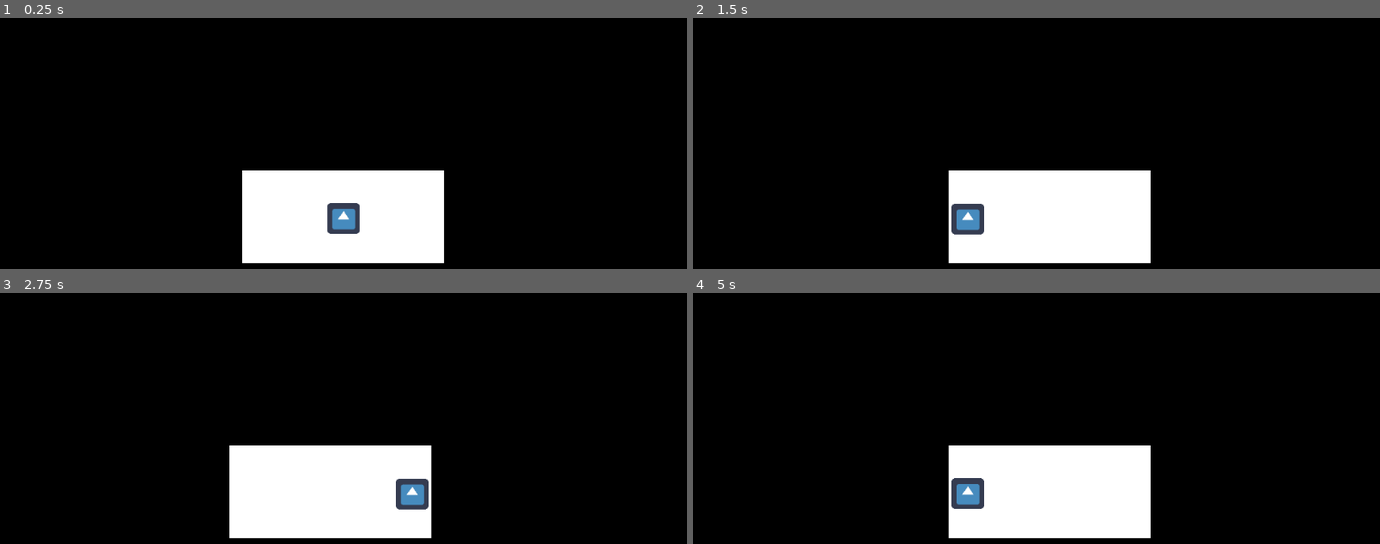
Above: before the commit, frames 1-4 (two rows, left to right).
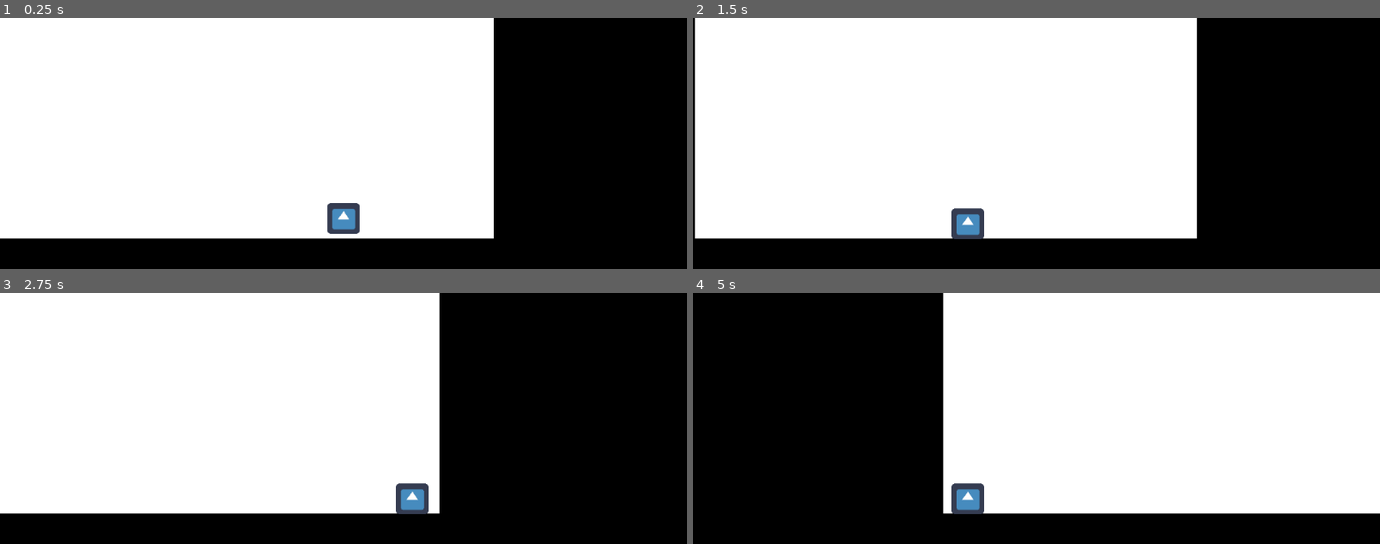
Above: after the commit, the same moments.

Repository: Alkouille/Evolve
Game: Godot game, scene res://Scene/Map.tscn
Same seed, same stepped clock (60 frames per second), same inputs: the game is played once before the commit and once after it. The engine's default icon, where the game draws it, is replaced by a stand-in: a white triangle on a blue panel in a dark square.
Inputs:
- Up to frame 1 (0.25 s): no input
- Up to frame 2 (1.5 s): tap Enter at 0.5 s; hold D (WalkRight) 0.53-1.28 s; tap Space at 1.25 s; hold Q (WalkLeft) from 1.28 s (still down)
- Up to frame 3 (2.75 s): release Q (WalkLeft) at 2.03 s; hold D (WalkRight) from 2.03 s (still down)
- Up to frame 4 (5 s): tap Enter at 2.75 s; tap Space at 3.5 s; release D (WalkRight) at 3.53 s; hold Q (WalkLeft) from 3.53 s (still down)

The runs differ from the first frame. In frame 1, 58% of the frame differs, in the area x 0-72%, y 0-98%; in frame 2, 60%, in the area x 0-74%, y 0-98%; in frame 3, 52%; in frame 4, 51%.

Commit message:
Fix Lines

Diff:
--- a/Scene/DownOpenLine.tscn
+++ b/Scene/DownOpenLine.tscn
@@ -1,23 +1,17 @@
-[gd_scene load_steps=4 format=2]
+[gd_scene load_steps=3 format=2]
 
 [ext_resource path="res://Graphisme/white line.png" type="Texture" id=1]
 
 [sub_resource type="SegmentShape2D" id=1]
 
 custom_solver_bias = 0.0
-a = Vector2( -0.565369, -7.72536 )
-b = Vector2( -0.507507, 38.9079 )
+a = Vector2( 0, 0 )
+b = Vector2( 0, 10 )
 
-[sub_resource type="SegmentShape2D" id=2]
+[node name="StaticBody2D" type="StaticBody2D" index="0"]
 
-custom_solver_bias = 0.0
-a = Vector2( 1.16443, 521.035 )
-b = Vector2( 1.56769, 8.77258 )
-
-[node name="DownOpenLine" type="StaticBody2D"]
-
-position = Vector2( 1.86696, 3.42649 )
-scale = Vector2( 1.01779, 1.00886 )
+position = Vector2( -1, 21 )
+scale = Vector2( 0.96875, 0.34375 )
 input_pickable = false
 collision_layer = 1
 collision_mask = 1
@@ -28,38 +22,34 @@
 
 [node name="Sprite" type="Sprite" parent="." index="0"]
 
-position = Vector2( 13.0921, 27.6516 )
-scale = Vector2( 3.1645, 5.51503 )
+position = Vector2( 0.500001, 0.125 )
+scale = Vector2( 7.875, 30.125 )
 texture = ExtResource( 1 )
-__meta__ = {
-"_edit_group_": true
-}
 
-[node name="RightEdge" type="CollisionShape2D" parent="." index="1"]
+[node name="CollisionShape2D" type="CollisionShape2D" parent="." index="1"]
 
-position = Vector2( 25.55, 23.9629 )
-scale = Vector2( 0.187509, 0.236222 )
+position = Vector2( -29.9355, -32 )
+scale = Vector2( 1, 6.26705 )
 shape = SubResource( 1 )
-__meta__ = {
-"_edit_group_": true
-}
 
-[node name="LeftEdge" type="CollisionShape2D" parent="." index="2"]
+[node name="CollisionShape2D3" type="CollisionShape2D" parent="." index="2"]
 
-position = Vector2( 0.805332, 23.9338 )
-scale = Vector2( 0.187509, 0.236222 )
+position = Vector2( 31.7745, -25.9578 )
+rotation = 1.5708
+scale = Vector2( 2.48936, 6.26705 )
 shape = SubResource( 1 )
-__meta__ = {
-"_edit_group_": true
-}
+_sections_unfolded = [ "Transform" ]
 
-[node name="UpEdge" type="CollisionShape2D" parent="." index="3"]
+[node name="CollisionShape2D4" type="CollisionShape2D" parent="." index="3"]
 
-position = Vector2( 0.0233588, 22.3055 )
+position = Vector2( 31.6349, 26.7752 )
 rotation = 1.5708
-scale = Vector2( -0.0719963, -0.0491413 )
-shape = SubResource( 2 )
+scale = Vector2( 2.48936, 6.26705 )
+shape = SubResource( 1 )
 _sections_unfolded = [ "Transform" ]
-__meta__ = {
-"_edit_group_": true
-}
+
+[node name="CollisionShape2D2" type="CollisionShape2D" parent="." index="4"]
+
+position = Vector2( 30.6036, -31.6065 )
+scale = Vector2( 1, 6.26705 )
+shape = SubResource( 1 )
--- a/Scene/LeftOpenLine.tscn
+++ b/Scene/LeftOpenLine.tscn
@@ -1,22 +1,17 @@
-[gd_scene load_steps=4 format=2]
+[gd_scene load_steps=3 format=2]
 
 [ext_resource path="res://Graphisme/white line.png" type="Texture" id=1]
 
 [sub_resource type="SegmentShape2D" id=1]
 
 custom_solver_bias = 0.0
-a = Vector2( -0.507507, -4.72534 )
-b = Vector2( -0.507507, 38.9079 )
-
-[sub_resource type="SegmentShape2D" id=2]
-
-custom_solver_bias = 0.0
-a = Vector2( 0.121613, 518.296 )
+a = Vector2( 0, 0 )
 b = Vector2( 0, 10 )
 
-[node name="DownOpenLine" type="StaticBody2D"]
+[node name="StaticBody2D" type="StaticBody2D" index="0"]
 
-position = Vector2( 1.26866, 3.11399 )
+position = Vector2( -1, 21 )
+scale = Vector2( 0.96875, 0.34375 )
 input_pickable = false
 collision_layer = 1
 collision_mask = 1
@@ -27,27 +22,28 @@
 
 [node name="Sprite" type="Sprite" parent="." index="0"]
 
-position = Vector2( 21.6658, 32.1213 )
+position = Vector2( 0.500001, 0.125 )
+scale = Vector2( 7.875, 30.125 )
 texture = ExtResource( 1 )
 
-[node name="RightEdge" type="CollisionShape2D" parent="." index="1"]
+[node name="UpEdge" type="CollisionShape2D" parent="." index="1"]
 
-position = Vector2( 25.6343, 31.3423 )
-scale = Vector2( 0.0371738, 0.0462791 )
+position = Vector2( 31.7745, -25.9578 )
+rotation = 1.5708
+scale = Vector2( 2.48936, 6.26705 )
 shape = SubResource( 1 )
-
-[node name="UpEdge" type="CollisionShape2D" parent="." index="2"]
-
-position = Vector2( 17.4972, 31.2218 )
-rotation = 1.5708
-scale = Vector2( -0.0719963, -0.0157136 )
-shape = SubResource( 2 )
 _sections_unfolded = [ "Transform" ]
 
-[node name="DownEdge" type="CollisionShape2D" parent="." index="3"]
+[node name="DownEdge" type="CollisionShape2D" parent="." index="2"]
 
-position = Vector2( 17.5114, 33.0484 )
+position = Vector2( 31.6349, 26.7752 )
 rotation = 1.5708
-scale = Vector2( -0.0719963, -0.0157136 )
-shape = SubResource( 2 )
+scale = Vector2( 2.48936, 6.26705 )
+shape = SubResource( 1 )
 _sections_unfolded = [ "Transform" ]
+
+[node name="RightEdge" type="CollisionShape2D" parent="." index="3"]
+
+position = Vector2( 30.6036, -31.6065 )
+scale = Vector2( 1, 6.26705 )
+shape = SubResource( 1 )
--- a/Scene/RightOpenLine.tscn
+++ b/Scene/RightOpenLine.tscn
@@ -1,22 +1,17 @@
-[gd_scene load_steps=4 format=2]
+[gd_scene load_steps=3 format=2]
 
 [ext_resource path="res://Graphisme/white line.png" type="Texture" id=1]
 
 [sub_resource type="SegmentShape2D" id=1]
 
 custom_solver_bias = 0.0
-a = Vector2( -0.507507, -4.72534 )
-b = Vector2( -0.507507, 38.9079 )
-
-[sub_resource type="SegmentShape2D" id=2]
-
-custom_solver_bias = 0.0
-a = Vector2( 0.121613, 518.296 )
+a = Vector2( 0, 0 )
 b = Vector2( 0, 10 )
 
-[node name="DownOpenLine" type="StaticBody2D"]
+[node name="StaticBody2D" type="StaticBody2D" index="0"]
 
-position = Vector2( 1.26866, 3.11399 )
+position = Vector2( -1, 21 )
+scale = Vector2( 0.96875, 0.34375 )
 input_pickable = false
 collision_layer = 1
 collision_mask = 1
@@ -27,27 +22,28 @@
 
 [node name="Sprite" type="Sprite" parent="." index="0"]
 
-position = Vector2( 21.6658, 32.1213 )
+position = Vector2( 0.500001, 0.125 )
+scale = Vector2( 7.875, 30.125 )
 texture = ExtResource( 1 )
 
 [node name="LeftEdge" type="CollisionShape2D" parent="." index="1"]
 
-position = Vector2( 17.7236, 31.3423 )
-scale = Vector2( 0.0371738, 0.0462791 )
+position = Vector2( -29.9355, -32 )
+scale = Vector2( 1, 6.26705 )
 shape = SubResource( 1 )
 
 [node name="UpEdge" type="CollisionShape2D" parent="." index="2"]
 
-position = Vector2( 17.4972, 31.2218 )
+position = Vector2( 31.7745, -25.9578 )
 rotation = 1.5708
-scale = Vector2( -0.0719963, -0.0157136 )
-shape = SubResource( 2 )
+scale = Vector2( 2.48936, 6.26705 )
+shape = SubResource( 1 )
 _sections_unfolded = [ "Transform" ]
 
 [node name="DownEdge" type="CollisionShape2D" parent="." index="3"]
 
-position = Vector2( 17.483, 33.0343 )
+position = Vector2( 31.6349, 26.7752 )
 rotation = 1.5708
-scale = Vector2( -0.0719963, -0.0157136 )
-shape = SubResource( 2 )
+scale = Vector2( 2.48936, 6.26705 )
+shape = SubResource( 1 )
 _sections_unfolded = [ "Transform" ]
--- a/Scene/UpOpenLine.tscn
+++ b/Scene/UpOpenLine.tscn
@@ -1,22 +1,17 @@
-[gd_scene load_steps=4 format=2]
+[gd_scene load_steps=3 format=2]
 
 [ext_resource path="res://Graphisme/white line.png" type="Texture" id=1]
 
 [sub_resource type="SegmentShape2D" id=1]
 
 custom_solver_bias = 0.0
-a = Vector2( -0.507507, -4.72534 )
-b = Vector2( -0.507507, 38.9079 )
-
-[sub_resource type="SegmentShape2D" id=2]
-
-custom_solver_bias = 0.0
-a = Vector2( 0.121613, 518.296 )
+a = Vector2( 0, 0 )
 b = Vector2( 0, 10 )
 
-[node name="DownOpenLine" type="StaticBody2D"]
+[node name="StaticBody2D" type="StaticBody2D" index="0"]
 
-position = Vector2( 1.26866, 3.11399 )
+position = Vector2( -1, 21 )
+scale = Vector2( 0.96875, 0.34375 )
 input_pickable = false
 collision_layer = 1
 collision_mask = 1
@@ -27,25 +22,26 @@
 
 [node name="Sprite" type="Sprite" parent="." index="0"]
 
-position = Vector2( 21.6658, 32.1213 )
+position = Vector2( 0.500001, 0.125 )
+scale = Vector2( 7.875, 30.125 )
 texture = ExtResource( 1 )
 
 [node name="LeftEdge" type="CollisionShape2D" parent="." index="1"]
 
-position = Vector2( 17.7236, 31.3423 )
-scale = Vector2( 0.0371738, 0.0462791 )
+position = Vector2( -29.9355, -32 )
+scale = Vector2( 1, 6.26705 )
 shape = SubResource( 1 )
 
-[node name="RightEdge" type="CollisionShape2D" parent="." index="2"]
+[node name="DownEdge" type="CollisionShape2D" parent="." index="2"]
 
-position = Vector2( 25.6343, 31.3423 )
-scale = Vector2( 0.0371738, 0.0462791 )
+position = Vector2( 31.6349, 26.7752 )
+rotation = 1.5708
+scale = Vector2( 2.48936, 6.26705 )
 shape = SubResource( 1 )
+_sections_unfolded = [ "Transform" ]
 
-[node name="UpEdge" type="CollisionShape2D" parent="." index="3"]
+[node name="RightEdge" type="CollisionShape2D" parent="." index="3"]
 
-position = Vector2( 17.4972, 33.0325 )
-rotation = 1.5708
-scale = Vector2( -0.0719963, -0.0157136 )
-shape = SubResource( 2 )
-_sections_unfolded = [ "Transform" ]
+position = Vector2( 30.6036, -31.6065 )
+scale = Vector2( 1, 6.26705 )
+shape = SubResource( 1 )
